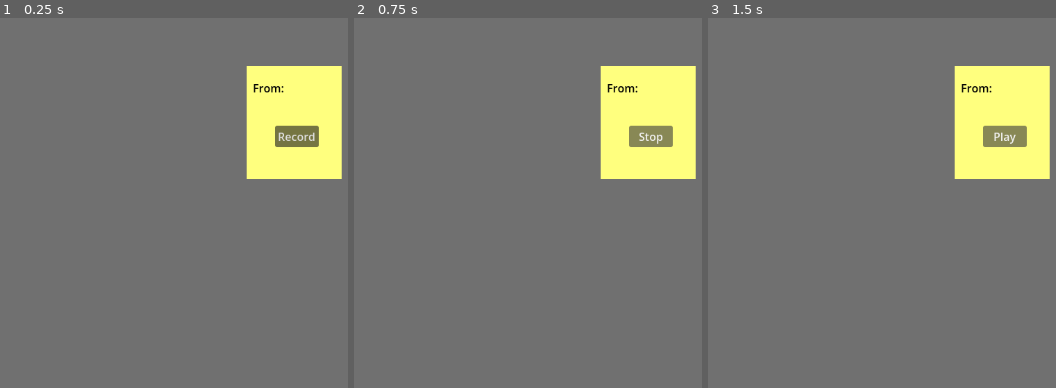
Above: before the commit, frames 1-3 (left to right).
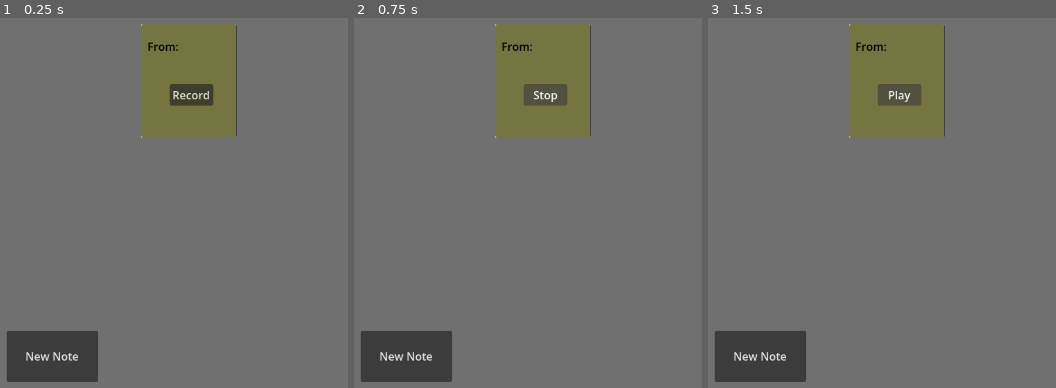
Above: after the commit, the same moments.

Repository: thisotherguyalso/ISCS-Prototype
Game: Godot game, scene res://Scenes/message_board.tscn
Same seed, same stepped clock (60 frames per second), same inputs: the game is played once before the commit and once after it.
Inputs:
- Up to frame 1 (0.25 s): no input
- Up to frame 2 (0.75 s): click "Record" at 0.5 s
- Up to frame 3 (1.5 s): click "Stop" at 1.25 s

The runs differ from the first frame. In frame 1, 20% of the frame differs, in the area x 2-99%, y 1-99%; in frame 2, 20%; in frame 3, 20%.

Commit message:
added draggable note

Diff:
--- a/iscs-prototype/Scenes/message_board.tscn
+++ b/iscs-prototype/Scenes/message_board.tscn
@@ -1,6 +1,7 @@
 [gd_scene format=3 uid="uid://cw7gtgp5fmp6b"]
 
 [ext_resource type="PackedScene" uid="uid://bkt2rqwas845n" path="res://Scenes/sticky_note.tscn" id="1_5dx45"]
+[ext_resource type="Script" uid="uid://bwx5dx7doafd" path="res://Scripts/new_note.gd" id="2_ysn5d"]
 
 [node name="Message Board" type="Node2D" unique_id=145409606]
 
@@ -16,4 +17,15 @@
 position = Vector2(578, 325)
 
 [node name="Sticky Note" parent="." unique_id=453645916 instance=ExtResource("1_5dx45")]
-position = Vector2(385, 170)
+position = Vector2(233, 110)
+
+[node name="Camera2D" type="Camera2D" parent="." unique_id=2096505874]
+position = Vector2(580, 325)
+
+[node name="Button" type="Button" parent="." unique_id=1732309090]
+offset_left = 39.0
+offset_top = 552.0
+offset_right = 171.0
+offset_bottom = 626.0
+text = "New Note"
+script = ExtResource("2_ysn5d")
--- a/iscs-prototype/Scenes/sticky_note.tscn
+++ b/iscs-prototype/Scenes/sticky_note.tscn
@@ -1,5 +1,6 @@
 [gd_scene format=3 uid="uid://bkt2rqwas845n"]
 
+[ext_resource type="Script" uid="uid://c7nsxruku3bwm" path="res://Scripts/sticky_note.gd" id="1_ipb85"]
 [ext_resource type="Script" uid="uid://b7o2ctipr5r3g" path="res://Scripts/button.gd" id="2_ipb85"]
 
 [sub_resource type="LabelSettings" id="LabelSettings_aqvmi"]
@@ -8,12 +9,18 @@
 [sub_resource type="AudioStreamMicrophone" id="AudioStreamMicrophone_4xfmv"]
 
 [node name="Sticky Note" type="Node2D" unique_id=453645916]
+script = ExtResource("1_ipb85")
 
 [node name="Note" type="ColorRect" parent="." unique_id=954844998]
 offset_right = 40.0
 offset_bottom = 40.0
 scale = Vector2(3.4339359, 4.081621)
 color = Color(1, 1, 0.49411765, 1)
+
+[node name="Drag" type="Button" parent="." unique_id=1838404060]
+offset_right = 138.0
+offset_bottom = 163.0
+action_mode = 0
 
 [node name="From" type="Label" parent="." unique_id=1223928041]
 offset_left = 9.0
@@ -49,4 +56,6 @@
 
 [node name="Audio Player" type="AudioStreamPlayer2D" parent="." unique_id=25824583]
 
+[connection signal="button_down" from="Drag" to="." method="_on_drag_button_down"]
+[connection signal="button_up" from="Drag" to="." method="_on_drag_button_up"]
 [connection signal="pressed" from="Button" to="Button" method="_on_pressed"]
--- /dev/null
+++ b/iscs-prototype/Scripts/new_note.gd
@@ -0,0 +1,17 @@
+extends Button
+var note = preload("res://Scenes/sticky_note.tscn")
+
+# Called when the node enters the scene tree for the first time.
+func _ready() -> void:
+	pass # Replace with function body.
+
+
+# Called every frame. 'delta' is the elapsed time since the previous frame.
+func _process(delta: float) -> void:
+	pass
+
+
+func _on_pressed() -> void:
+	print("new note")
+	var new_note = note.instantiate()
+	add_child(new_note)
--- /dev/null
+++ b/iscs-prototype/Scripts/sticky_note.gd
@@ -0,0 +1,24 @@
+extends Node2D
+
+var active = false
+var dif = Vector2(0, 0)
+
+# Called when the node enters the scene tree for the first time.
+func _ready() -> void:
+	pass # Replace with function body.
+
+
+# Called every frame. 'delta' is the elapsed time since the previous frame.
+func _process(delta: float) -> void:
+	var mouse_position = get_viewport().get_mouse_position()
+	if active:
+		$".".global_position = mouse_position + dif
+
+
+func _on_drag_button_down() -> void:
+	dif = $".".get_global_position() - get_viewport().get_mouse_position()
+	active = true
+
+
+func _on_drag_button_up() -> void:
+	active = false
--- a/iscs-prototype/project.godot
+++ b/iscs-prototype/project.godot
@@ -17,6 +17,7 @@
 
 [audio]
 
+buses/default_bus_layout="uid://bjhi2x1t1wdo1"
 driver/enable_input=true
 
 [physics]
Not shown, added: iscs-prototype/Scripts/new_note.gd.uid
Not shown, added: iscs-prototype/Scripts/sticky_note.gd.uid
